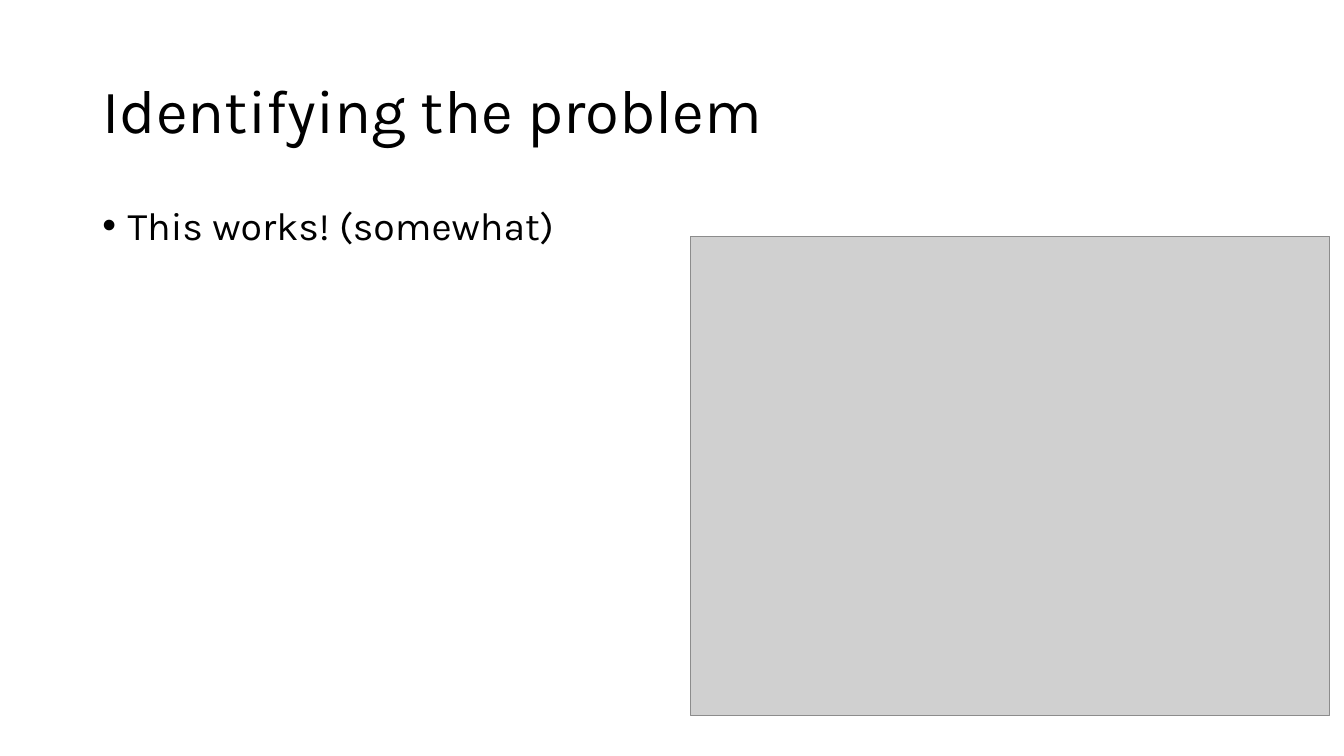
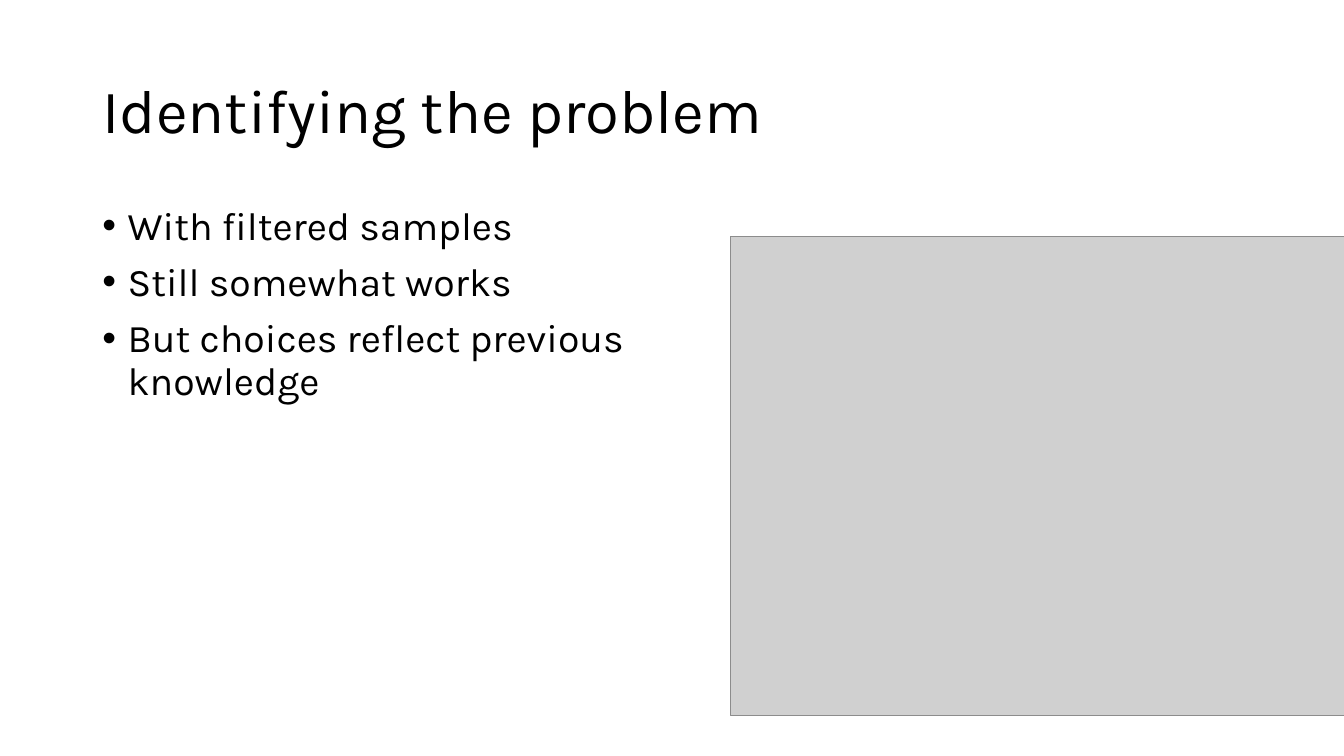
Before and after one commit to karsten3112/gen_catalyst_design, a slide deck: slide 10 of slides/diffusion_models4.pptx (slide 4 before the commit). Drawn at 1344x756 pixels with LibreOffice and Linux fonts; fonts in the diff are those of the drawing; grey boxes stand for pictures. Boxes give left, top, right and bottom in pixels: in the first picture for what was removed or moved away, otherwise in the second. Text is boxed around its words. In the diff, an @@ line names an element or a change of style, - is before the commit and + after.

```diff
--- a/slides/diffusion_models4.pptx
+++ b/slides/diffusion_models4.pptx
@@ text at (128,213,624,405): text changed @@
-• This works! (somewhat)
+• With filtered samples
+• Still somewhat works
+• But choices reflect previous
+  knowledge
@@ picture: place and size @@
-picture at (691,236,1330,716)
+picture at (731,236,1344,716)
```
Also in this commit, not shown: 6 slides added, 10 other files.
